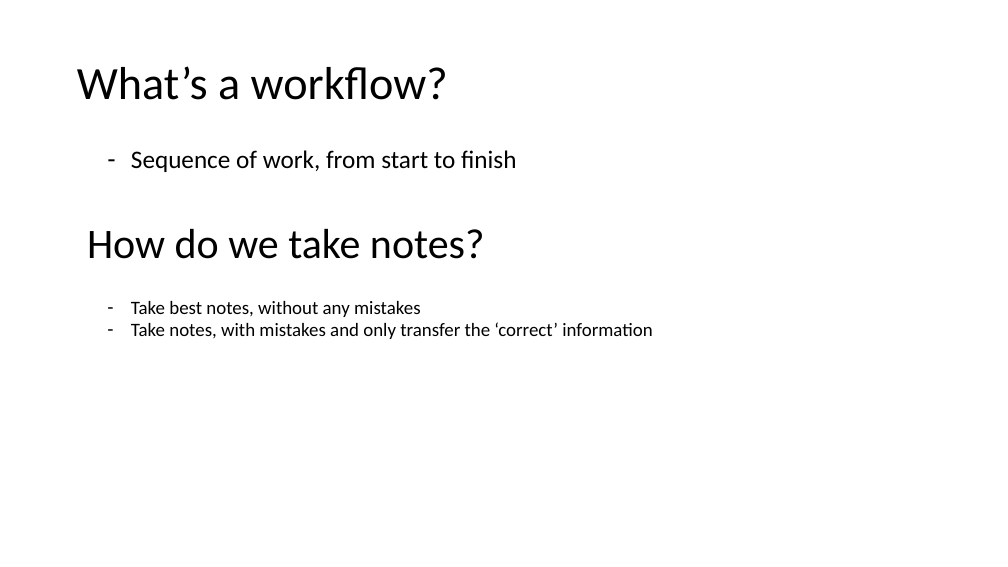
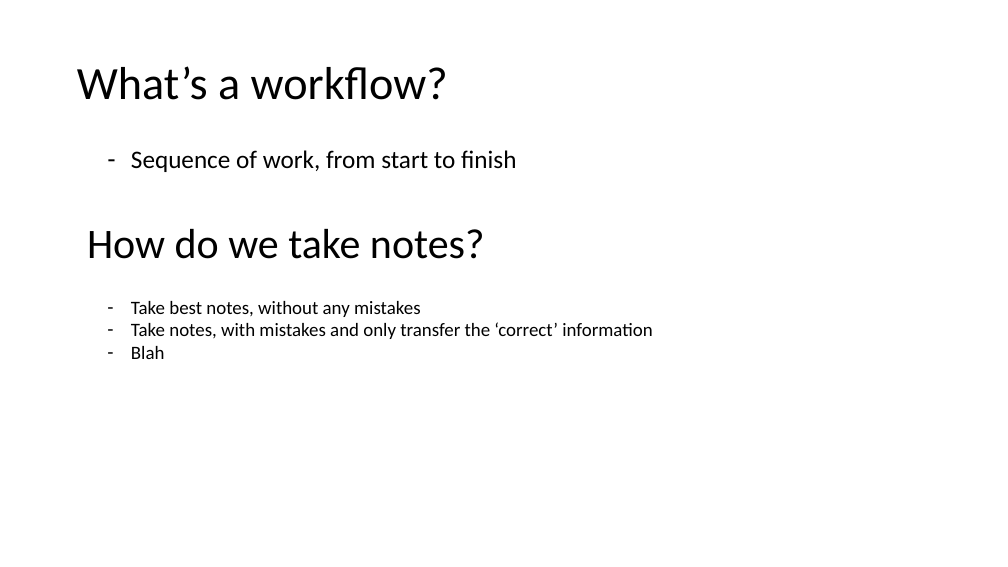
Before and after one commit to jwrauch/git-group-meeting-presentation, a slide deck: slide 3 of learn-to-git.pptx. Drawn at 1008x567 pixels with LibreOffice and Linux fonts; fonts in the diff are those of the drawing. Boxes give left, top, right and bottom in pixels: in the first picture for what was removed or moved away, otherwise in the second. Text is boxed around its words. In the diff, an @@ line names an element or a change of style, - is before the commit and + after.

Commit message:
slight change on slide 3

```diff
--- a/learn-to-git.pptx
+++ b/learn-to-git.pptx
@@ text at (x1=131, y1=346, x2=165, y2=359): paragraph added @@
+– Blah
```
